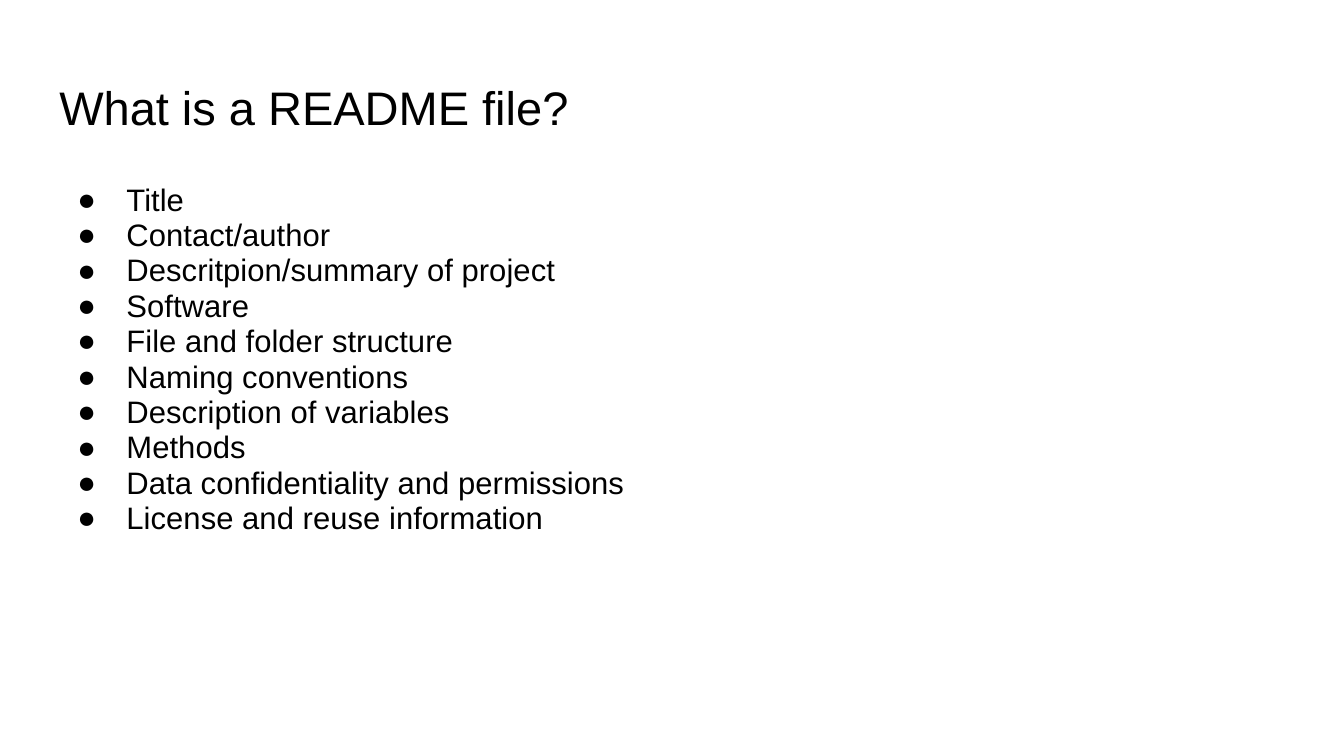
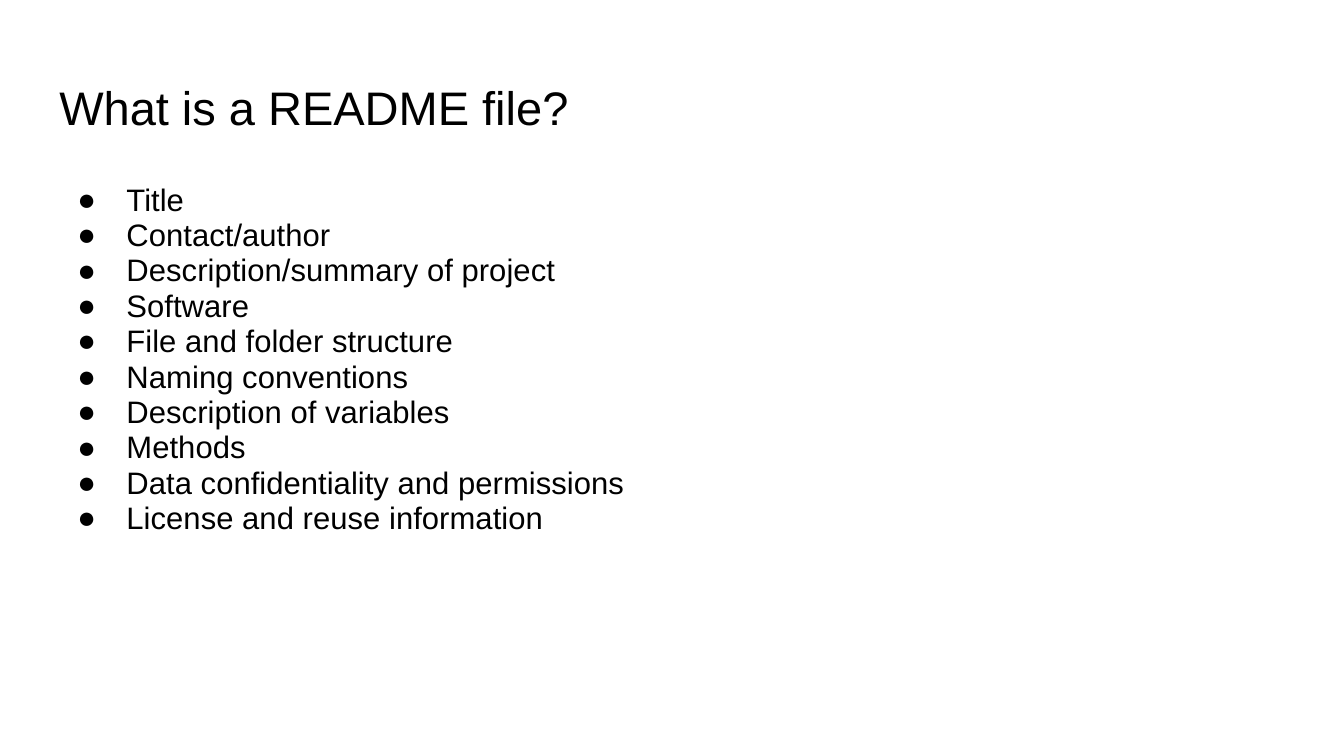
Before and after one commit to Alliance-RDM-GDR/rdm-jumpstart, a slide deck: slide 12 of qmd/Day01/files/day1-L4_Documentation.pptx. Drawn at 1344x756 pixels with LibreOffice and Linux fonts; fonts in the diff are those of the drawing. Boxes give left, top, right and bottom in pixels: in the first picture for what was removed or moved away, otherwise in the second. Text is boxed around its words. In the diff, an @@ line names an element or a change of style, - is before the commit and + after.

```diff
--- a/qmd/Day01/files/day1-L4_Documentation.pptx
+++ b/qmd/Day01/files/day1-L4_Documentation.pptx
@@ text at (126, 258, 555, 288): text changed @@
-● Descritpion/summary of project
+● Description/summary of project
```
Also in this commit, not shown: 2 other slides changed, 1 other file.
